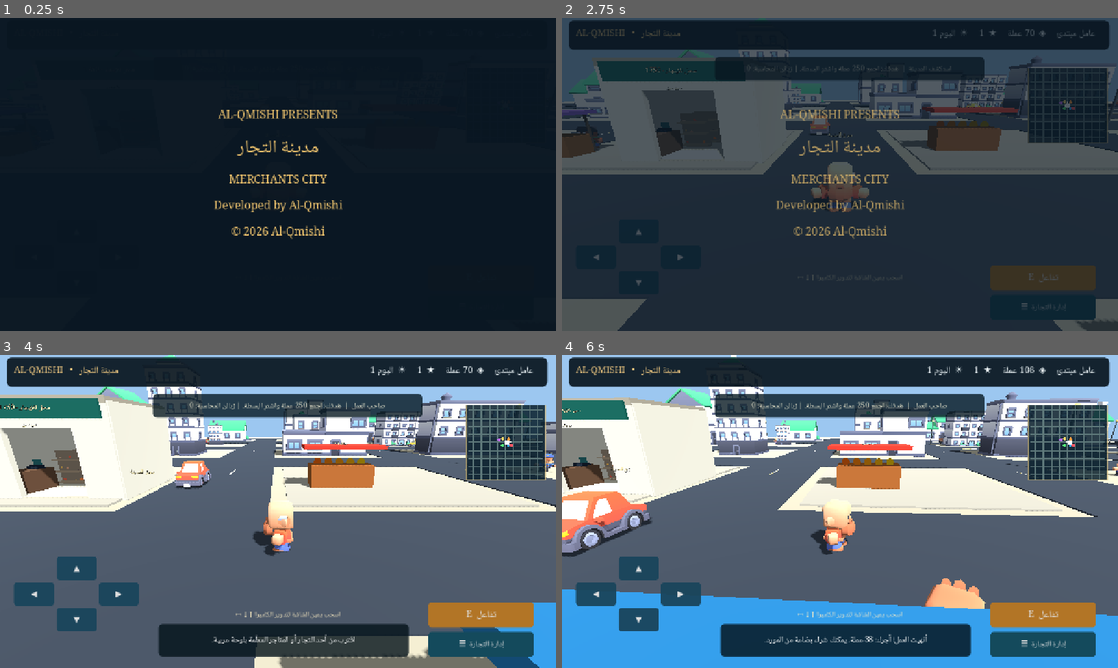
Above: before the commit, frames 1-4 (two rows, left to right).
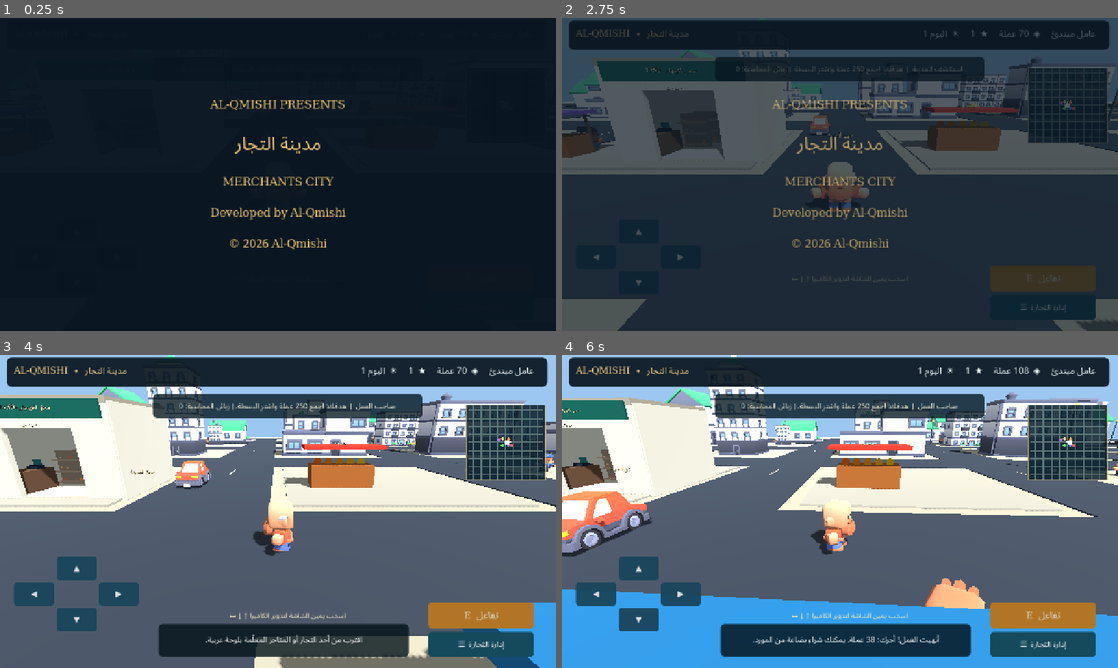
Above: after the commit, the same moments.

Repository: lllbx5ll-crypto/LLLLSLLLL
Game: Godot game, scene res://scenes/Main.tscn
Two runs of this game, one before a commit and one after it. Both use one fixed random seed, a clock stepped at 60 frames per second and the inputs below.
Inputs (mouse positions are in pixels of both pictures, inside the frame that each line leads up to):
- Up to frame 1 (0.25 s): no input
- Up to frame 2 (2.75 s): click "▲" at 0.5 s; click "◀" at 1.25 s; click "▶" at 2 s
- Up to frame 3 (4 s): tap Enter at 2.75 s; move the mouse to (400, 495) at 2.77 s; hold D 2.78-3.5 s; tap E at 2.85 s; click (400, 495) at 2.92 s; drag from (166, 527) to (250, 574) at 3.52 s
- Up to frame 4 (6 s): move the mouse to (895, 442) at 4.27 s; hold D 4.28-5 s; tap E at 4.35, 5.85 s; drag from (812, 574) to (673, 464) at 5.02 s; move the mouse to (1006, 558) at 5.77 s; hold A from 5.78 s (still down)

The runs differ from the first frame. In frame 1, 2.7% of the frame differs, in the area x 37-63%, y 26-75%; in frame 2, 3.2%, in the area x 2-96%, y 3-94%; in frame 3, 2.1%; in frame 4, 2.2%.

Commit message:
Bundle offline Cairo Arabic font, four CC0 walking sounds and automated checkout regression test

Diff:
--- a/scripts/City.gd
+++ b/scripts/City.gd
@@ -110,7 +110,10 @@
 	label.font_size = 46
 	label.pixel_size = scale_value
 	label.text_direction = TextServer.DIRECTION_RTL
-	if ResourceLoader.exists("res://assets/fonts/NotoNaskhArabic.ttf"):
+	var cairo_path: String = "res://assets/fonts/Cairo.ttf"
+	if ResourceLoader.exists(cairo_path):
+		label.font = load(cairo_path)
+	elif ResourceLoader.exists("res://assets/fonts/NotoNaskhArabic.ttf"):
 		label.font = load("res://assets/fonts/NotoNaskhArabic.ttf")
 	label.modulate = Color(1.0, 0.96, 0.76)
 	label.outline_size = 5
--- a/scripts/Game.gd
+++ b/scripts/Game.gd
@@ -154,12 +154,12 @@
 	ui_root.mouse_filter = Control.MOUSE_FILTER_IGNORE
 	layer.add_child(ui_root)
 	var ui_theme := Theme.new()
-	var font_path: String = "res://assets/fonts/NotoNaskhArabic.ttf"
+	var font_path: String = "res://assets/fonts/Cairo.ttf"
 	if ResourceLoader.exists(font_path):
 		ui_theme.default_font = load(font_path)
 	else:
 		var system_font := SystemFont.new()
-		system_font.font_names = PackedStringArray(["Noto Naskh Arabic", "Noto Sans Arabic", "DejaVu Sans"])
+		system_font.font_names = PackedStringArray(["Cairo", "Noto Sans Arabic", "DejaVu Sans"])
 		ui_theme.default_font = system_font
 	ui_theme.default_font_size = 19
 	ui_root.theme = ui_theme
--- a/scripts/SoundFX.gd
+++ b/scripts/SoundFX.gd
@@ -9,6 +9,9 @@
 var market_loop: AudioStreamPlayer
 var street_loop: AudioStreamPlayer
 var sound_clips: Dictionary = {}
+var footsteps: Array[AudioStream] = []
+var footstep_players: Array[AudioStreamPlayer] = []
+var foot_index: int = 0
 
 func _ready() -> void:
 	var stream := AudioStreamGenerator.new()
@@ -38,6 +41,16 @@
 		var filepath: String = "res://assets/audio/" + sounds[cue]
 		if ResourceLoader.exists(filepath):
 			sound_clips[cue] = load(filepath)
+	for name in ["footstep00.ogg", "footstep02.ogg", "footstep06.ogg", "footstep09.ogg"]:
+		var path: String = "res://assets/audio/" + name
+		if ResourceLoader.exists(path):
+			footsteps.append(load(path))
+	for i in range(3):
+		var step_voice := AudioStreamPlayer.new()
+		step_voice.volume_db = -3.5
+		step_voice.pitch_scale = 1.0
+		add_child(step_voice)
+		footstep_players.append(step_voice)
 	clip_player = AudioStreamPlayer.new()
 	clip_player.volume_db = -10.0
 	add_child(clip_player)
@@ -81,6 +94,13 @@
 		playback.push_frame(Vector2(val * 0.023, val * 0.023))
 
 func effect(kind: String = "coin") -> void:
+	if kind == "step" and not footsteps.is_empty() and not footstep_players.is_empty():
+		var voice: AudioStreamPlayer = footstep_players[foot_index % footstep_players.size()]
+		voice.stream = footsteps[foot_index % footsteps.size()]
+		voice.pitch_scale = randf_range(0.95, 1.06)
+		voice.play()
+		foot_index += 1
+		return
 	if sound_clips.has(kind) and clip_player != null:
 		clip_player.stream = sound_clips[kind]
 		clip_player.play()
--- a/tests/world_smoke.gd
+++ b/tests/world_smoke.gd
@@ -34,7 +34,19 @@
 		push_error("Arabic HUD did not initialize")
 		quit(1)
 		return
-	print("WORLD SMOKE PASS: scene, world, traffic, player and Arabic UI loaded")
+	# Exercise the physical customer queue and product checkout, not only money arithmetic.
+	var sales: Node = game.get_node("CustomerSystem")
+	sales.economy.stall_owned = true
+	sales.economy.inventory["bread"] = 12
+	sales.debug_spawn_customer()
+	sales.debug_mark_arrived()
+	var sold_before: int = sales.economy.sold_count
+	var reply: String = sales.checkout()
+	if not reply.begins_with("المحاسبة تمت") or sales.economy.sold_count <= sold_before:
+		push_error("Customer checkout regression: " + reply)
+		quit(1)
+		return
+	print("WORLD SMOKE PASS: world, camera, traffic, player, UI and actual customer checkout")
 	game.queue_free()
 	await process_frame
 	quit()
Not shown, changed: assets/licenses/THIRD_PARTY.md
